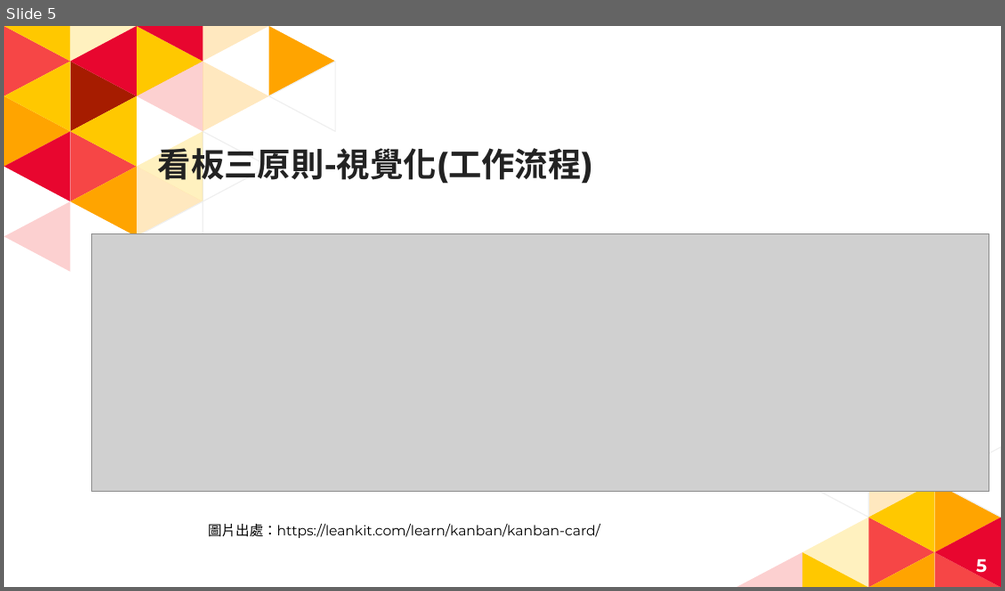
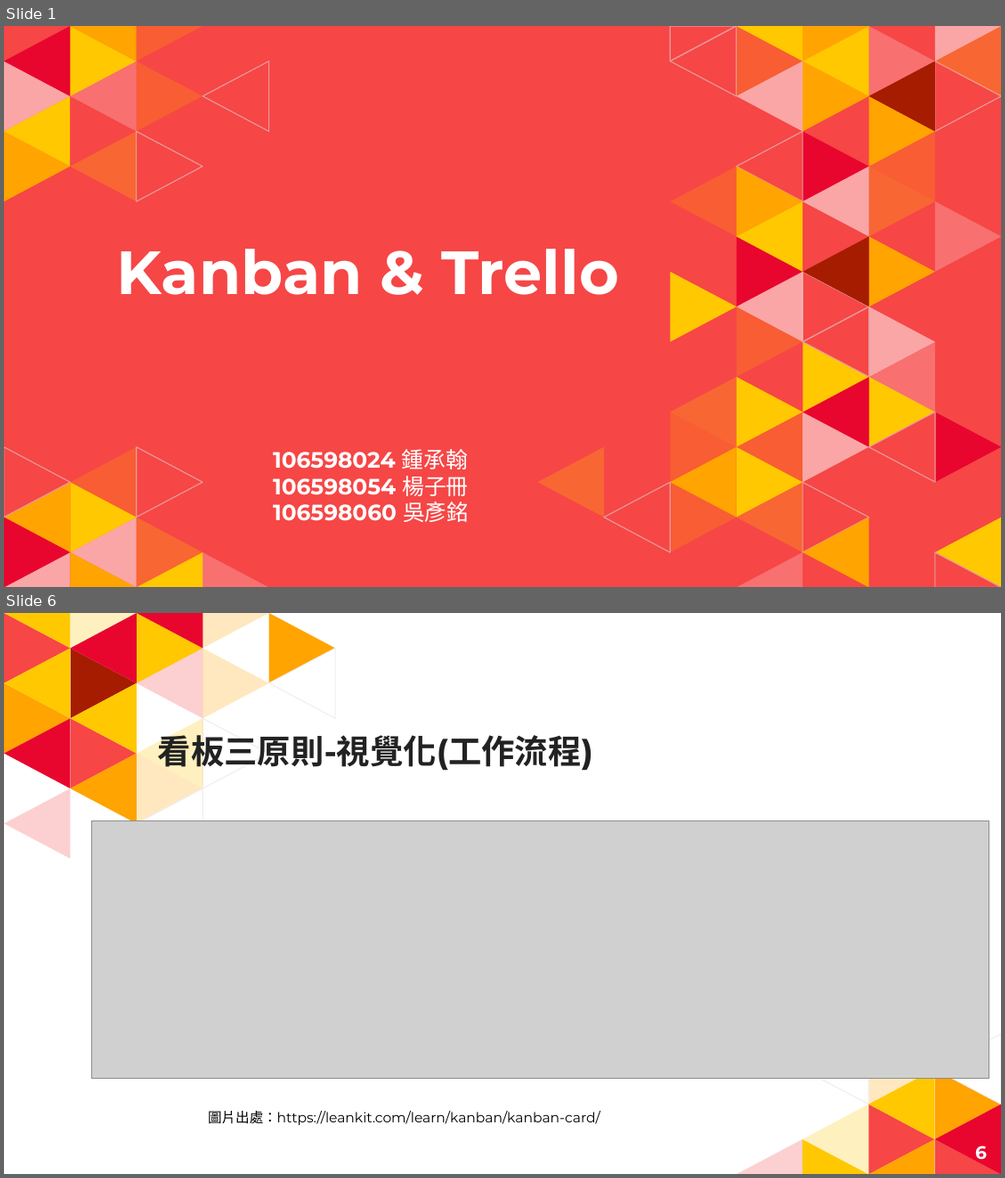
Before and after one commit to HankTwZhong/OOAD, a slide deck: 專題討論/Trello.pptx. Shown one above the other, each under a label of ours: slide 5 before the commit, slides 1 and 6 after it; the slides between them are not shown. The pictures are 1005x591 and 1005x1178 pixels, drawn with LibreOffice and Linux fonts; fonts in the diff are those of the drawing; grey boxes stand for pictures. Boxes give left, top, right and bottom in pixels: in the first picture for what was removed or moved away, otherwise in the second. Text is boxed around its words. In the diff, an @@ line names an element or a change of style, - is before the commit and + after.

```diff
--- a/專題討論/Trello.pptx
+++ b/專題討論/Trello.pptx
@@ slide 1 added at box(4, 26, 1001, 587), background #F64646 @@
@@ group added at box(4, 26, 268, 201): 12 freeform shapes @@
@@ title added at box(117, 248, 619, 295), 44 pt, text #FFFFFF, bold @@
+Kanban & Trello
@@ group added at box(537, 26, 1001, 587): 54 freeform shapes @@
@@ text added at box(273, 449, 469, 522), 16 pt, text #FFFFFF, bold @@
+106598024 鍾承翰
+106598054 楊子冊
+106598060 吳彥銘
@@ group added at box(4, 447, 268, 587): 12 freeform shapes @@
@@ what was slide 5 is now slide 6 @@
@@ page number at box(975, 1145, 987, 1165): text changed @@
-5
+6
```
Also in this commit, not shown: 5 slides changed, 2 other slides added, 2 slides removed, 4 other files.
